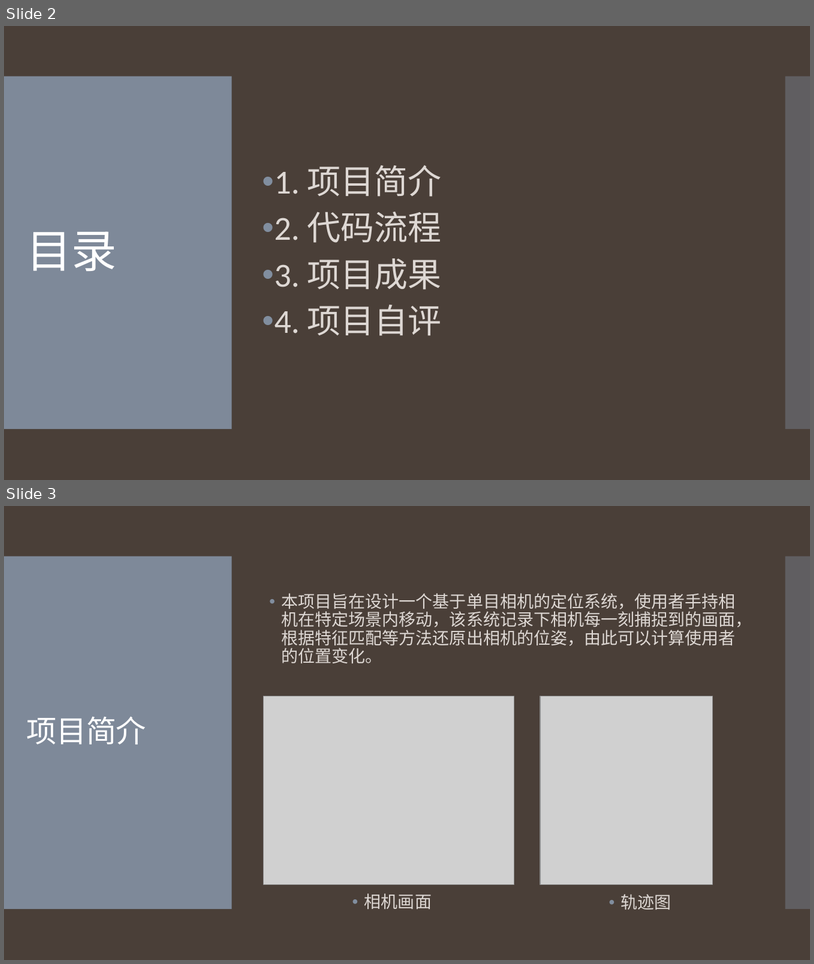
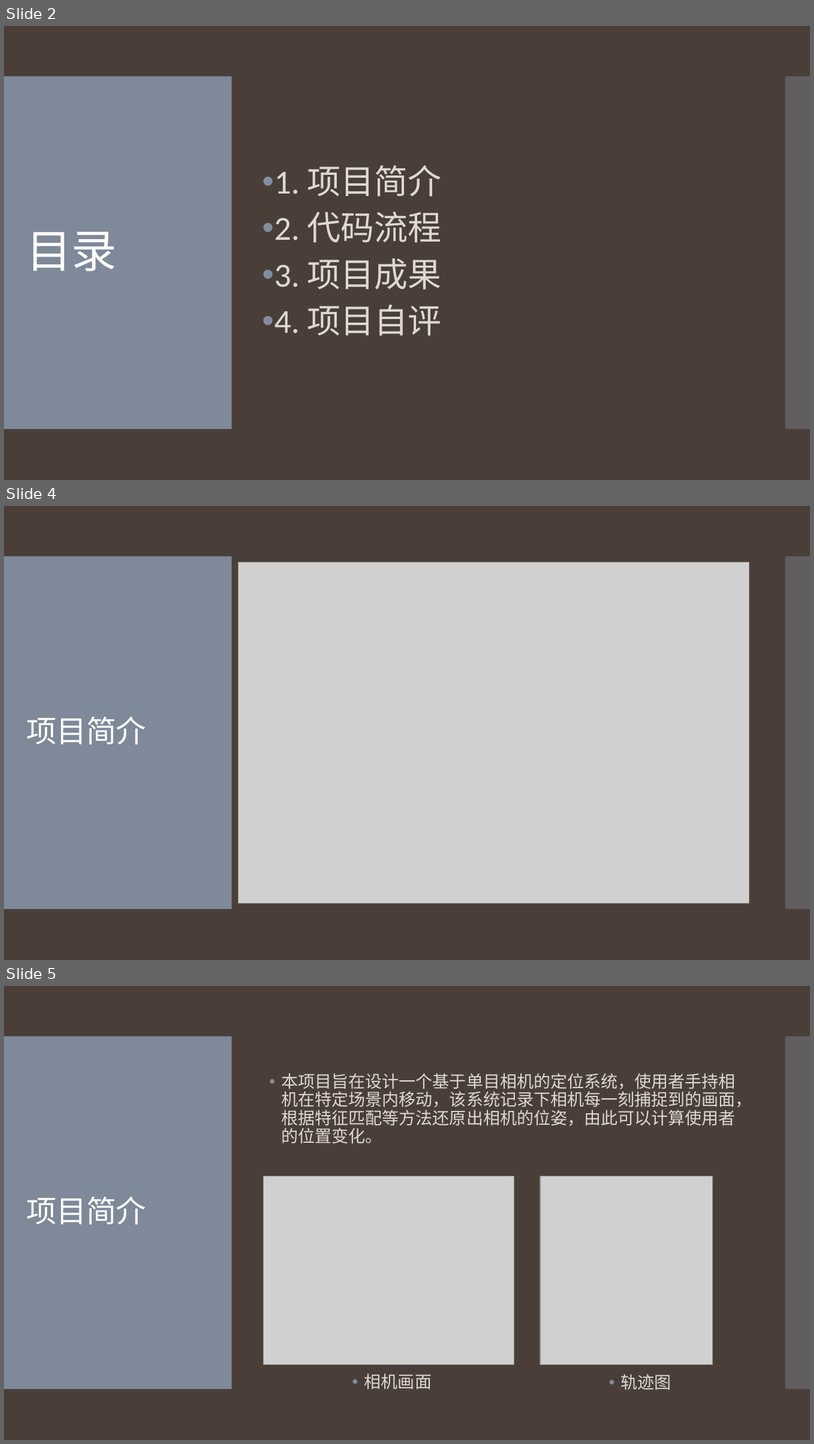
Before and after one commit to LittleFlyingGirl/2019-HMI-ISP-4, a slide deck: 第四组答辩报告.pptx. Shown one above the other, each under a label of ours: slides 2 and 3 before the commit, slides 2, 4 and 5 after it; the slides between them are not shown. The pictures are 814x964 and 814x1444 pixels, drawn with LibreOffice and Linux fonts; fonts in the diff are those of the drawing; grey boxes stand for pictures. Boxes give left, top, right and bottom in pixels: in the first picture for what was removed or moved away, otherwise in the second. Text is boxed around its words. In the diff, an @@ line names an element or a change of style, - is before the commit and + after.

```diff
--- a/第四组答辩报告.pptx
+++ b/第四组答辩报告.pptx
@@ slide 4 added at box(4, 506, 810, 960), background #4A3F38; not listed: 2 template elements that a slide beside it also shows @@
@@ picture added at box(238, 562, 749, 903) @@
@@ title added at box(27, 716, 146, 744), 36 pt, text #FFFFFF @@
+项目简介
@@ what was slide 3 is now slide 5 @@
```
Also in this commit, not shown: 1 other slide added.
